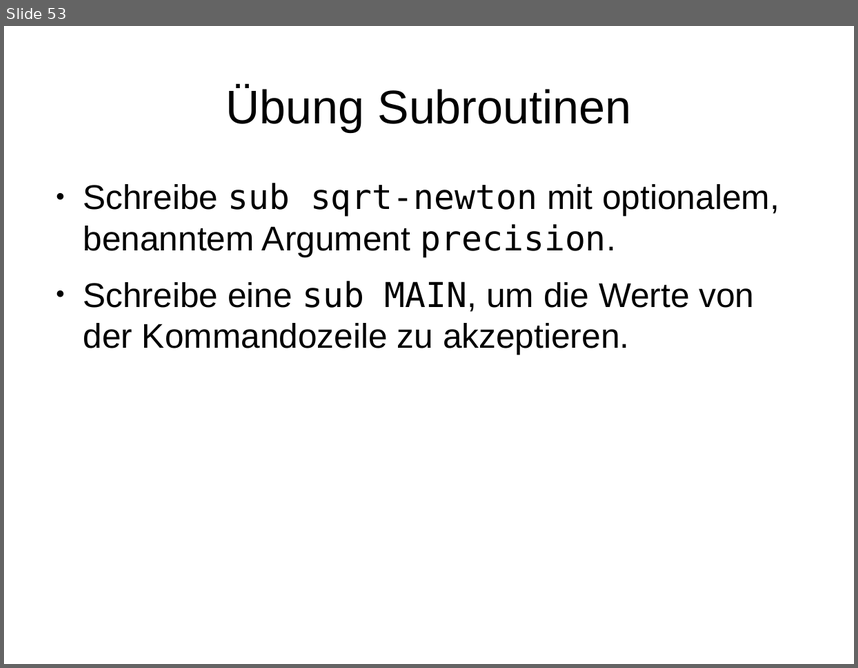
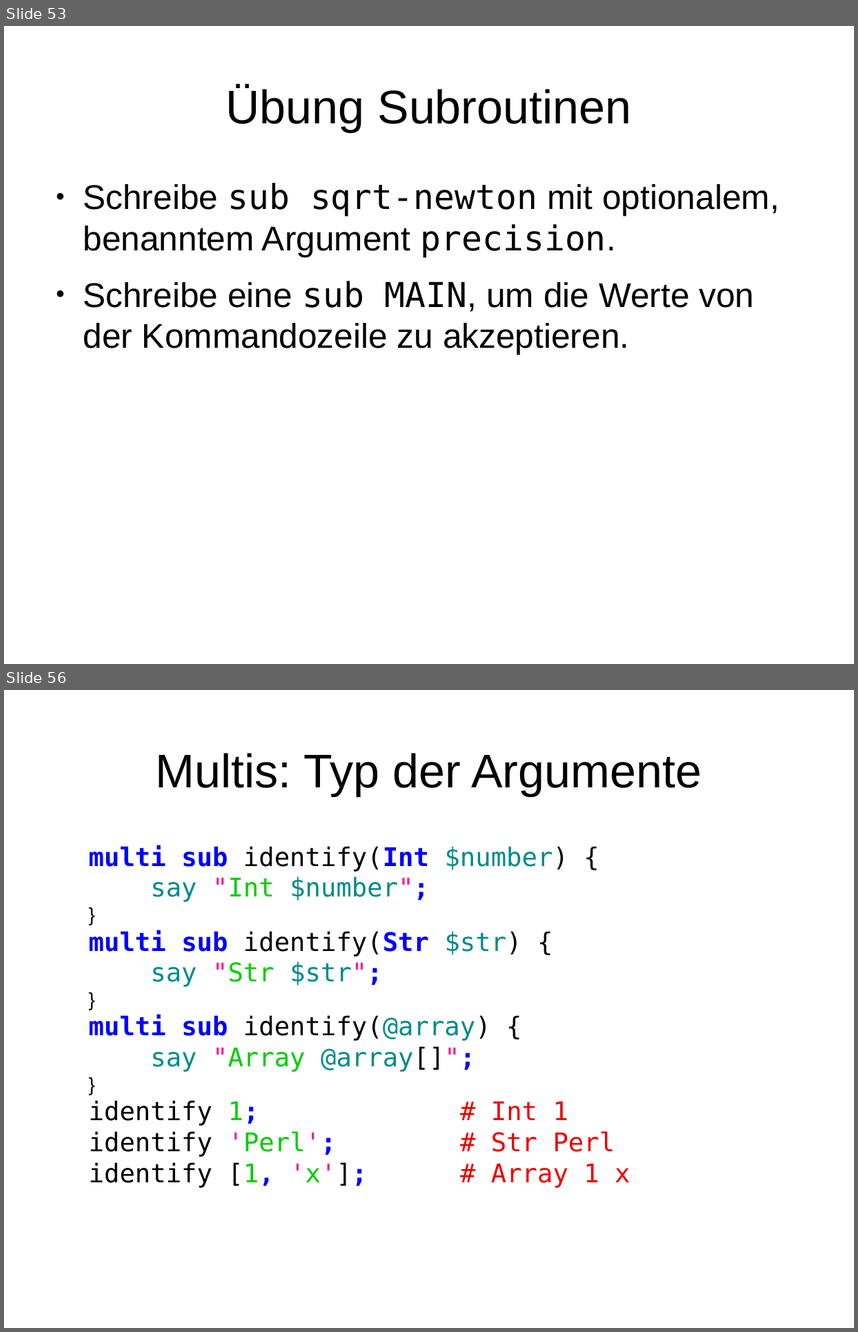
Before and after one commit to moritz/perl6-training-de, a slide deck: schulung.odp. Shown one above the other, each under a label of ours: slide 53 before the commit, slides 53 and 56 after it; the slides between them are not shown. The pictures are 858x668 and 858x1332 pixels, drawn with LibreOffice and Linux fonts; fonts in the diff are those of the drawing. Boxes give left, top, right and bottom in pixels: in the first picture for what was removed or moved away, otherwise in the second. Text is boxed around its words. In the diff, an @@ line names an element or a change of style, - is before the commit and + after.

Commit message:
Multi dispatch

```diff
--- a/schulung.odp
+++ b/schulung.odp
@@ slide 56 added at [4, 690, 854, 1328], background #FFFFFF @@
@@ title added at [156, 753, 702, 796], 44 pt, text #000000 @@
+Multis: Typ der Argumente
@@ text added at [89, 845, 630, 1187], 24 pt, text #000000 @@
+multi sub identify(Int $number) {
+say "Int $number";
+}
+multi sub identify(Str $str) {
+say "Str $str";
+}
+multi sub identify(@array) {
+say "Array @array[]";
+}
+identify 1; # Int 1
+identify 'Perl'; # Str Perl
+identify [1, 'x']; # Array 1 x
```
Also in this commit, not shown: 6 slides changed, 20 other slides added, 1 slide removed, 11 other files.
